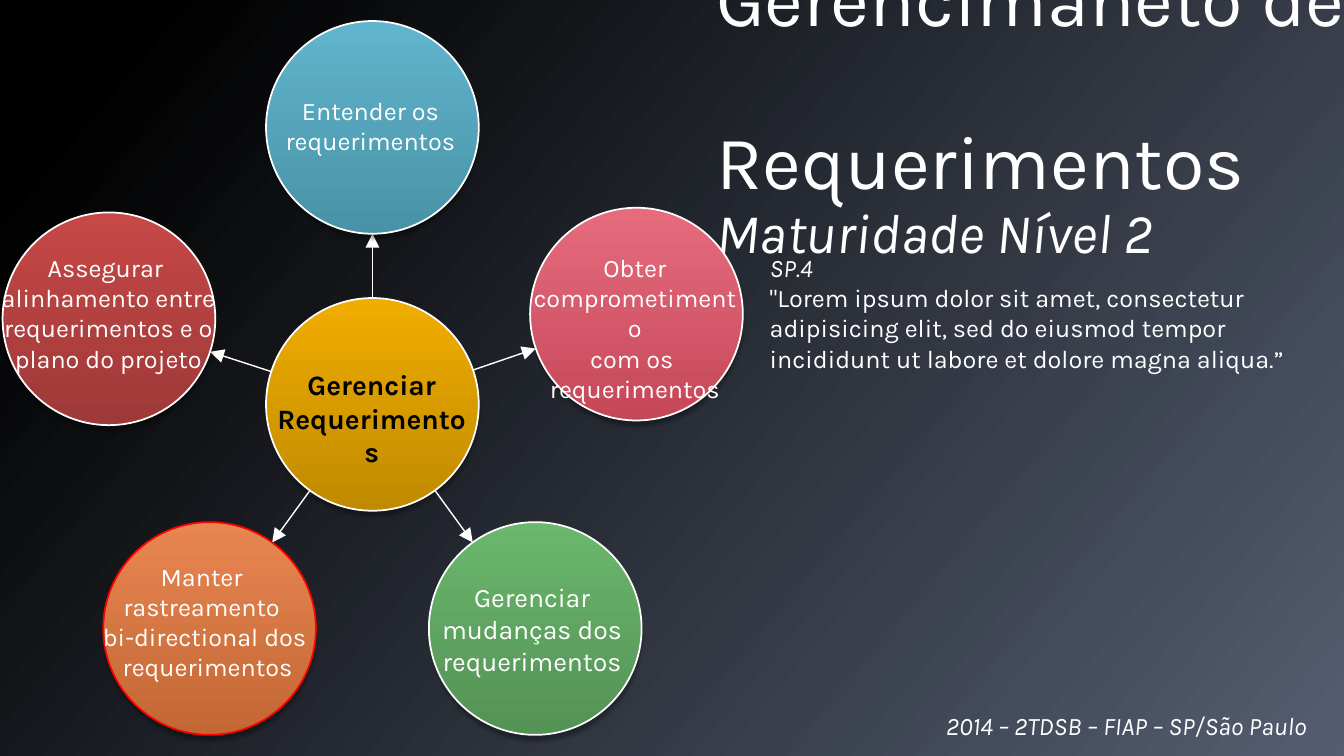
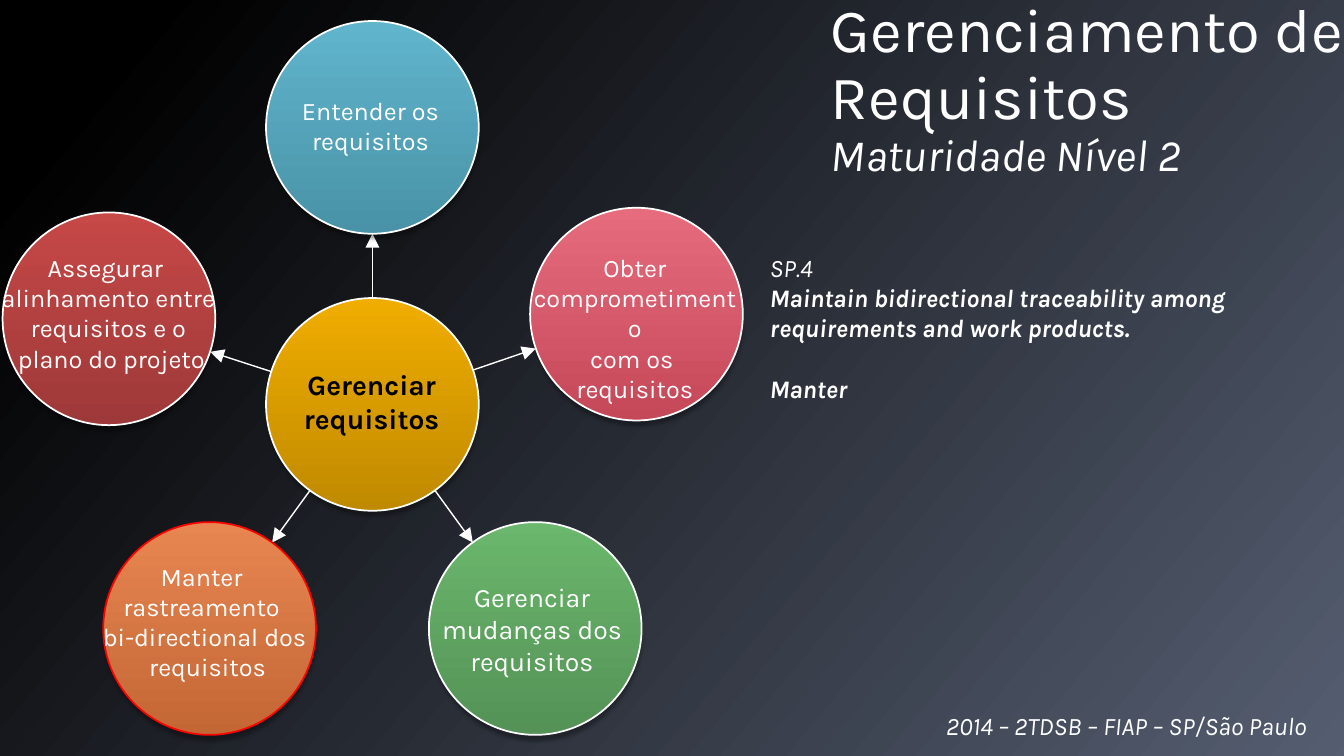
Before and after one commit to VyMajoris/CodeEaters, a slide deck: slide 5 of Qualidade de Software e Governança de TI/NAC1 - CMMI/NAC1.pptx. Drawn at 1344x756 pixels with LibreOffice and Linux fonts; fonts in the diff are those of the drawing. Boxes give left, top, right and bottom in pixels: in the first picture for what was removed or moved away, otherwise in the second. Text is boxed around its words. In the diff, an @@ line names an element or a change of style, - is before the commit and + after.

```diff
--- a/Qualidade de Software e Governança de TI/NAC1 - CMMI/NAC1.pptx
+++ b/Qualidade de Software e Governança de TI/NAC1 - CMMI/NAC1.pptx
@@ text at (831, 9, 1343, 172): text changed; size 54 to 44 pt @@
-Gerencimaneto de
-Requerimentos
-Maturidade Nível 2
+Gerenciamento de
+Requisitos
+Maturidade Nível 2
@@ text at (312, 132, 429, 156): text changed @@
-requerimentos
+requisitos
@@ text at (2, 285, 215, 374): text changed @@
-alinhamento entre requerimentos e o plano do projeto
+alinhamento entre requisitos e o
+plano do projeto
@@ text at (770, 289, 1225, 399): text changed; bold on; italic on @@
-"Lorem ipsum dolor sit amet, consectetur adipisicing elit, sed do eiusmod tempor incididunt ut labore et dolore magna aliqua.”
+Maintain bidirectional traceability among requirements and work products.
+Manter
@@ text at (576, 380, 693, 404): text changed @@
-requerimentos
+requisitos
@@ text at (304, 409, 439, 436): text changed @@
-Requerimentos
+requisitos
@@ text at (442, 589, 622, 678): text changed @@
-Gerenciar mudanças dos requerimentos
+Gerenciar mudanças dos requisitos
@@ text at (149, 658, 266, 682): text changed @@
-requerimentos
+requisitos
```
Also in this commit, not shown: 6 other slides changed.
